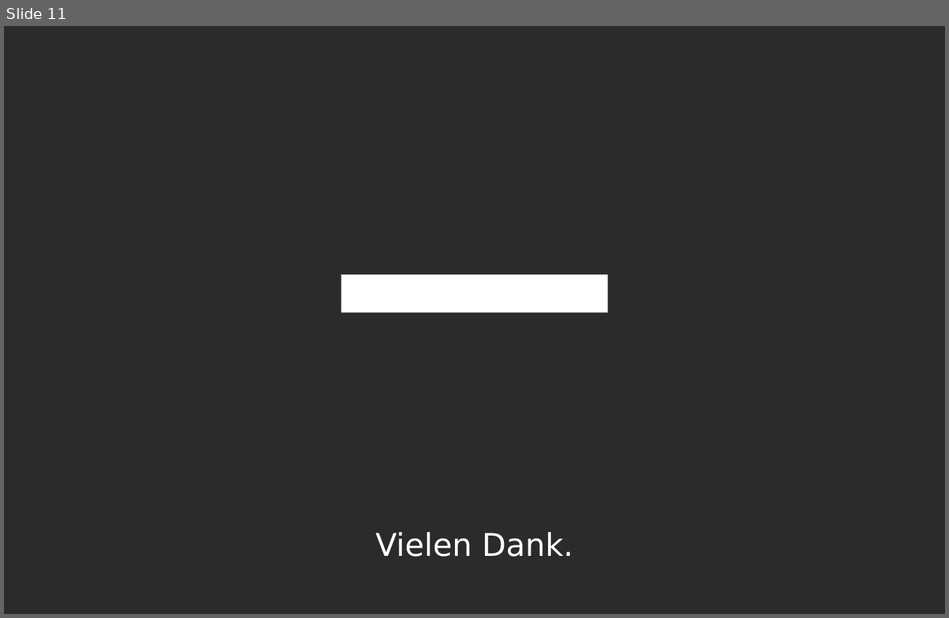
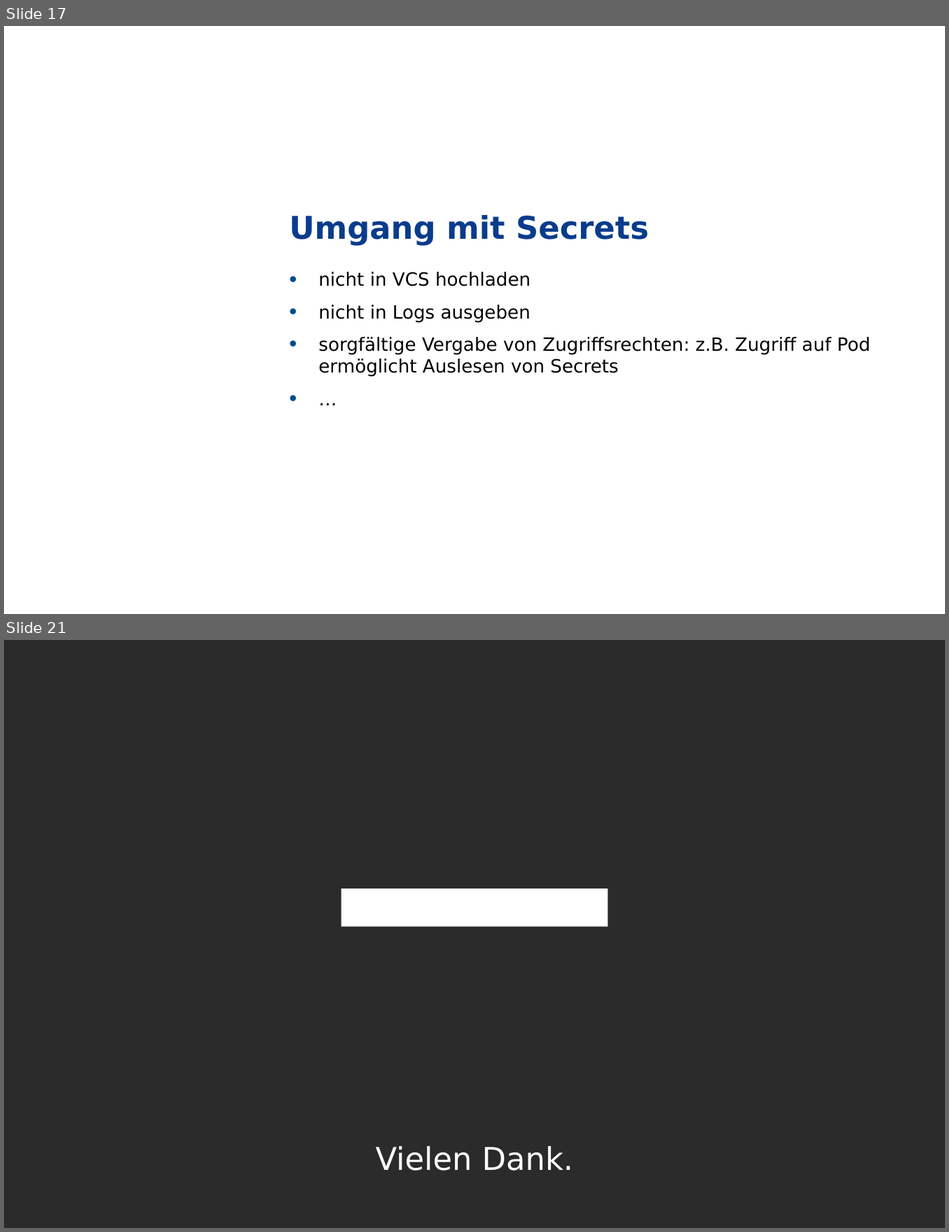
Before and after one commit to grothesk/deepshore-labs, a slide deck: 04-configmaps-und-secrets/deeptalk-04-fb.pptx. Shown one above the other, each under a label of ours: slide 11 before the commit, slides 17 and 21 after it; the slides between them are not shown. The pictures are 949x618 and 949x1232 pixels, drawn with LibreOffice and Linux fonts; fonts in the diff are those of the drawing; background and template pictures are left out; a plain dark background stands for a picture behind light text. Boxes give left, top, right and bottom in pixels: in the first picture for what was removed or moved away, otherwise in the second. Text is boxed around its words. In the diff, an @@ line names an element or a change of style, - is before the commit and + after.

```diff
--- a/04-configmaps-und-secrets/deeptalk-04-fb.pptx
+++ b/04-configmaps-und-secrets/deeptalk-04-fb.pptx
@@ slide 17 added at (4,26,945,614), background picture (left out) @@
@@ freeform shape added at (895,120,906,137), fill #FFFFFF @@
@@ title added at (289,215,649,246), 24 pt, text #0A3C8C, bold @@
+Umgang mit Secrets
@@ text added at (318,272,870,377), 14 pt, text #000000 @@
+• nicht in VCS hochladen
+• nicht in Logs ausgeben
+• sorgfältige Vergabe von Zugriffsrechten: z.B. Zugriff auf Pod ermöglicht Auslesen von Secrets
+• …
@@ what was slide 11 is now slide 21 @@
```
Also in this commit, not shown: 8 slides changed, 10 other slides added, 1 slide removed, 5 other files.
